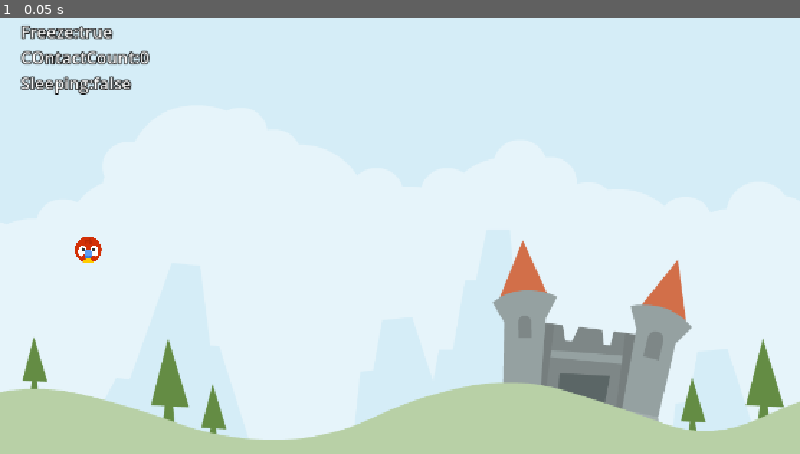
Above: before the commit, frame 1.
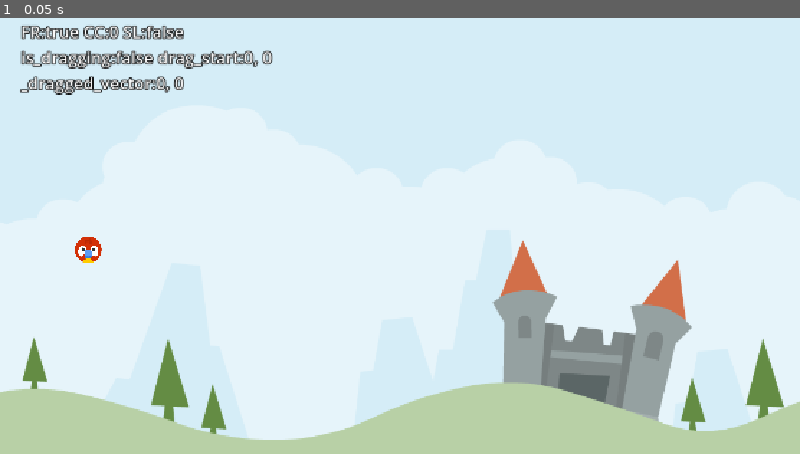
Above: after the commit, the same moment.

Repository: Valantis-Siomos/Angry-Animals
Game: Godot game, scene res://Scenes/LevelBase/LavelBase.tscn
Two runs of this game, one before a commit and one after it. Both use one fixed random seed, a clock stepped at 60 frames per second and the inputs below.
Inputs:
- Up to frame 1 (0.05 s): no input

The runs differ from the first frame. In frame 1, 1.7% of the frame differs, in the area x 2-35%, y 1-18%.

Commit message:
lock space (box) for dragging animal and sound draging with click

Diff:
--- a/Scenes/Animal/Animal.gd
+++ b/Scenes/Animal/Animal.gd
@@ -2,18 +2,62 @@
 
 extends RigidBody2D
 
+const DRAG_LIM_MAX: Vector2 = Vector2(0, 60)
+const DRAG_LIM_MIN: Vector2 = Vector2(-60, 0)
+
+
 @onready var label: Label = $Label
+@onready var arrow: Sprite2D = $Arrow
+@onready var stretch_sound: AudioStreamPlayer2D = $StretchSound
 
+var _start: Vector2 = Vector2.ZERO
+var _drag_start: Vector2 = Vector2.ZERO
+var _dragged_vector: Vector2 = Vector2.ZERO
+var _is_dragging: bool = false
 
 # Called when the node enters the scene tree for the first time.
 func _ready() -> void:
-	pass # Replace with function body.
+	_start = position
 
 
 # Called every frame. 'delta' is the elapsed time since the previous frame.
 func _process(delta: float) -> void:
-	label.text = "Freeze:%s\nCOntactCount:%d\nSleeping:%s" % [
+	var debug_str: String = "FR:%s CC:%d SL:%s\n" % [
 		freeze,
 		get_contact_count(),
 		sleeping
 	]
+	debug_str += "is_dragging:%s drag_start:%.0f, %.0f\n" % [
+		_is_dragging, _drag_start.x, _drag_start.y
+	]
+	debug_str += "_dragged_vector:%.0f, %.0f" % [
+		_dragged_vector.x, _dragged_vector.y
+	]
+	label.text = debug_str
+
+func _physics_process(delta: float) -> void:
+	if _is_dragging: handle_dragging()
+
+
+func handle_dragging() -> void:
+	var new_dragged_vector: Vector2 = get_global_mouse_position() - _drag_start
+	new_dragged_vector = new_dragged_vector.clamp(DRAG_LIM_MIN, DRAG_LIM_MAX)
+
+	var diff: Vector2 = new_dragged_vector - _dragged_vector
+	if diff.length() > 0 and !stretch_sound.playing:
+		stretch_sound.play()
+
+	_dragged_vector = new_dragged_vector
+	position = _start + _dragged_vector
+
+
+func start_dragging() -> void:
+	arrow.show()
+	_is_dragging = true
+	_drag_start = get_global_mouse_position()
+
+
+func _on_input_event(viewport: Node, event: InputEvent, shape_idx: int) -> void:
+	if event.is_action_pressed("drag"):
+		input_event.disconnect(_on_input_event)
+		start_dragging()
--- a/Scenes/Animal/Animal.tscn
+++ b/Scenes/Animal/Animal.tscn
@@ -5,6 +5,7 @@
 [ext_resource type="AudioStream" uid="uid://vva4gde1jin6" path="res://Assets/audio/kick_wood.ogg" id="2_lib84"]
 [ext_resource type="AudioStream" uid="uid://dmdyehs40fke2" path="res://Assets/audio/catapult.ogg" id="3_oryip"]
 [ext_resource type="AudioStream" uid="uid://dp4uvy32luyh1" path="res://Assets/audio/stretch2.ogg" id="4_x85cc"]
+[ext_resource type="Texture2D" uid="uid://b7jotya2almcv" path="res://Assets/items/arrow.png" id="6_x85cc"]
 
 [sub_resource type="CircleShape2D" id="CircleShape2D_xrivr"]
 radius = 19.0
@@ -38,8 +39,16 @@
 [node name="KickSound" type="AudioStreamPlayer2D" parent="." unique_id=1296230311]
 stream = ExtResource("2_lib84")
 
-[node name="LaunchSound2" type="AudioStreamPlayer2D" parent="." unique_id=917359775]
+[node name="LaunchSound" type="AudioStreamPlayer2D" parent="." unique_id=917359775]
 stream = ExtResource("3_oryip")
 
-[node name="StretchSound3" type="AudioStreamPlayer2D" parent="." unique_id=1281945551]
+[node name="StretchSound" type="AudioStreamPlayer2D" parent="." unique_id=1281945551]
 stream = ExtResource("4_x85cc")
+
+[node name="Arrow" type="Sprite2D" parent="." unique_id=389614647]
+visible = false
+scale = Vector2(0.3, 0.3)
+texture = ExtResource("6_x85cc")
+offset = Vector2(150, 0)
+
+[connection signal="input_event" from="." to="." method="_on_input_event"]
